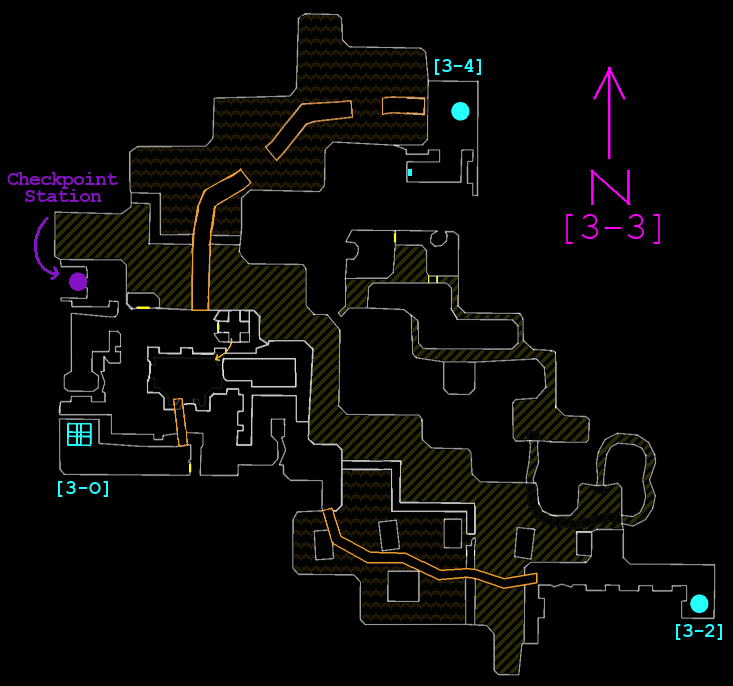
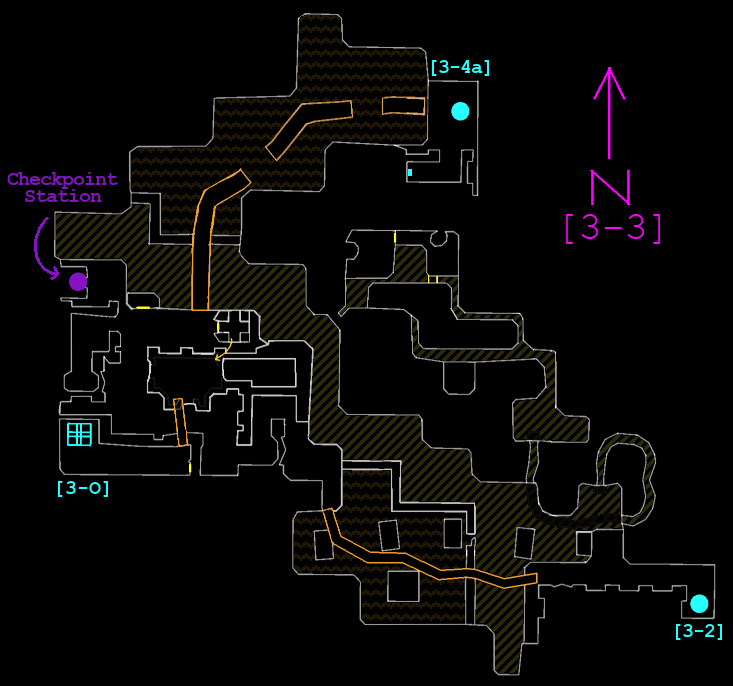
Revision of a layered 733×686 image; what changed, layer by layer:
renamed "[3-4]" to "[3-4a]", painted on it over [431, 59, 490, 76]
